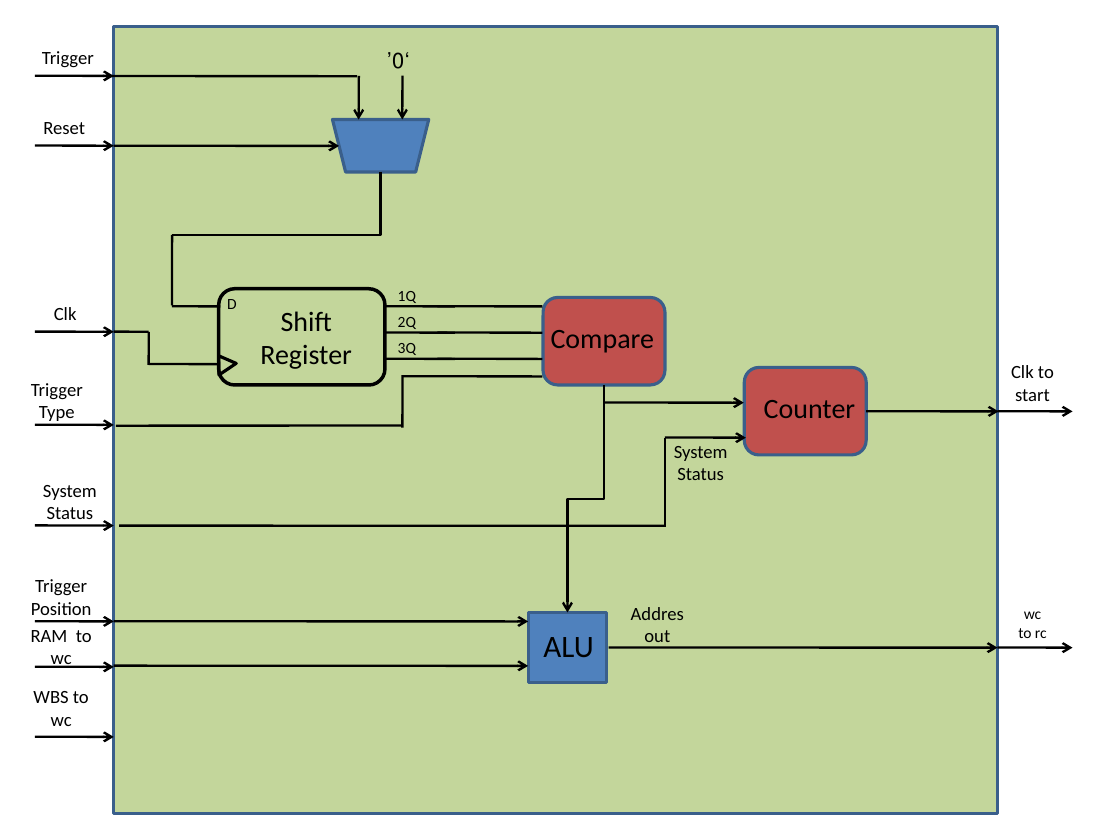
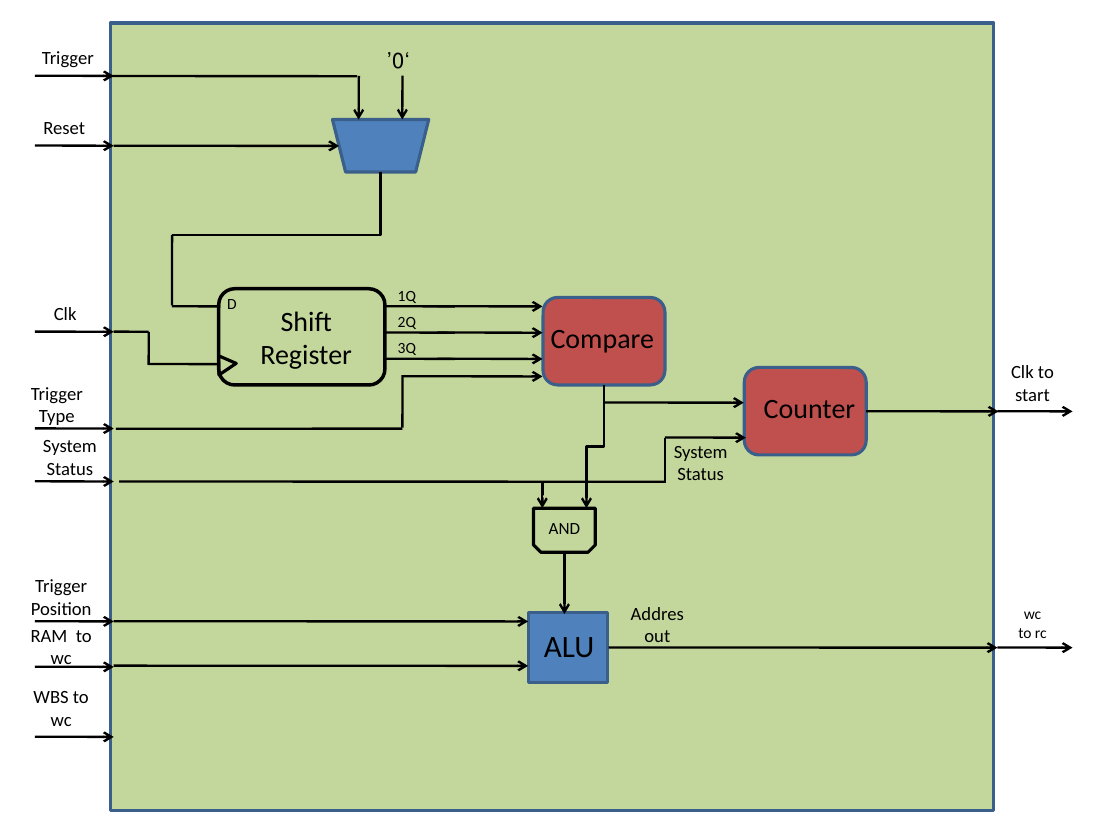
Before and after one commit to battellino/moran-zvika-project, a slide deck: slide 6 of core/Regesters Diagram-update (2).pptx. Drawn at 1120x840 pixels with LibreOffice and Linux fonts; fonts in the diff are those of the drawing. Boxes give left, top, right and bottom in pixels: in the first picture for what was removed or moved away, otherwise in the second. Text is boxed around its words. In the diff, an @@ line names an element or a change of style, - is before the commit and + after.

```diff
--- a/core/Regesters Diagram-update (2).pptx
+++ b/core/Regesters Diagram-update (2).pptx
@@ rectangle: place and size @@
-rectangle at box(114, 26, 998, 813)
+rectangle at box(110, 24, 993, 811)
@@ line (438, 306) - (542, 307): line to arrow @@
@@ line (438, 333) - (542, 333): line to arrow @@
@@ line (438, 358) - (542, 358): line to arrow @@
@@ line (402, 376) - (542, 376): line to arrow @@
@@ elbow arrow moved from (604, 385) - (568, 613) to (604, 385) - (587, 508) @@
@@ 1 text, 1 line, 1 arrow: place and size @@
-1 text, 1 line, 1 arrow at box(31, 383, 402, 426)
+1 text, 1 line, 1 arrow at box(31, 387, 402, 429)
@@ elbow line moved from (665, 525) - (665, 438) to (665, 482) - (665, 438) @@
@@ 1 text, 1 arrow, 1 line: place and size @@
-1 text, 1 arrow, 1 line at box(35, 485, 665, 525)
+1 text, 1 arrow, 1 line at box(35, 440, 665, 482)
@@ snip same rect added at box(533, 508, 595, 552), outline #000000 2 pt @@
@@ elbow arrow added from (542, 482) to (542, 508), #000000 1.5 pt @@
@@ text added at box(549, 523, 580, 534), 11 pt, text #000000 @@
+AND
@@ arrow added from (564, 552) to (564, 614), #000000 1.5 pt @@
```
Also in this commit, not shown: 2 other slides changed, 2 other files.
